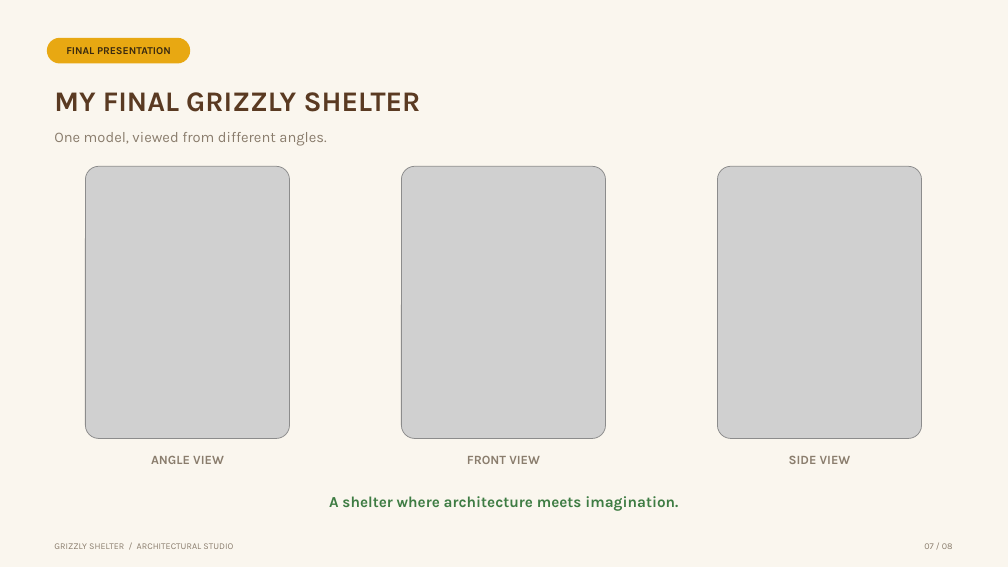
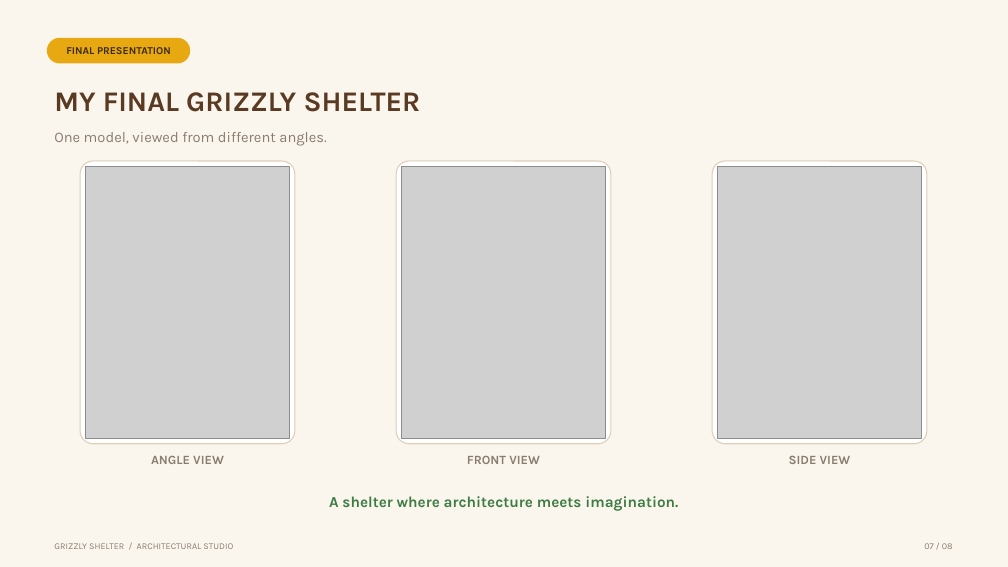
Before and after one commit to malazcl101-afk/Malazcl, a slide deck: slide 7 of Grizzly-The-Clay-House.pptx. Drawn at 1008x567 pixels with LibreOffice and Linux fonts; fonts in the diff are those of the drawing; grey boxes stand for pictures. Boxes give left, top, right and bottom in pixels: in the first picture for what was removed or moved away, otherwise in the second. Text is boxed around its words. In the diff, an @@ line names an element or a change of style, - is before the commit and + after.

```diff
--- a/Grizzly-The-Clay-House.pptx
+++ b/Grizzly-The-Clay-House.pptx
@@ rounded rectangle added at bbox=[80, 161, 295, 444], fill #FFFFFF, outline #DDCFB8 1 pt @@
@@ rounded rectangle added at bbox=[396, 161, 611, 444], fill #FFFFFF, outline #DDCFB8 1 pt @@
@@ rounded rectangle added at bbox=[712, 161, 927, 444], fill #FFFFFF, outline #DDCFB8 1 pt @@
```
Also in this commit, not shown: 6 other slides changed, 1 other file.
